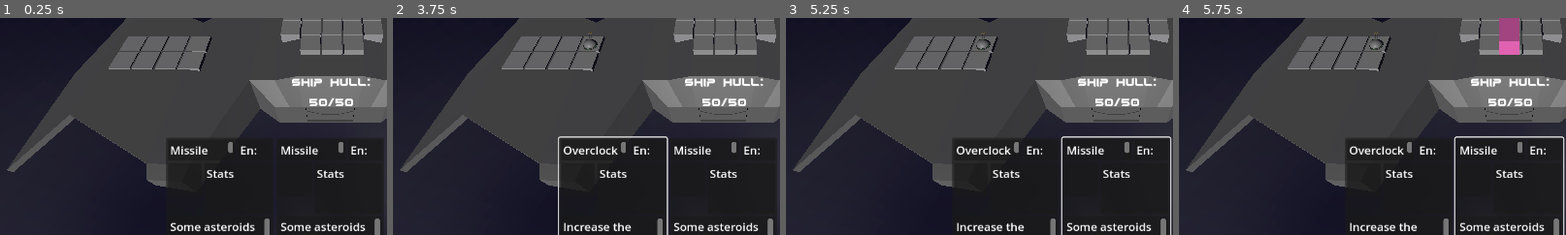
Above: before the commit, frames 1-4 (left to right).
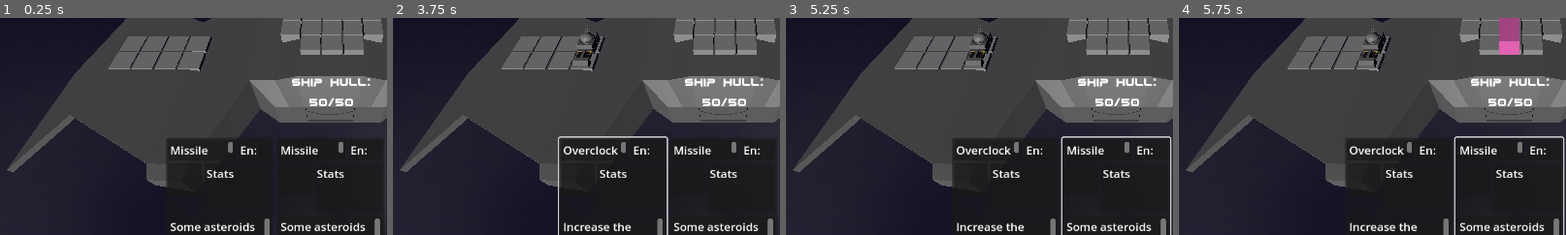
Above: after the commit, the same moments.

Repository: Xwilarg/LudumDare54
Game: Godot game, scene res://Scenes/Main.tscn
Same seed, same stepped clock (60 frames per second), same inputs: the game is played once before the commit and once after it. Video files are missing from this copy of the repository; at most half a second of black plays in their place.
Inputs (mouse positions are % of the whole screen's width and height, from its top left):
- Up to frame 1 (0.25 s): no input
- Up to frame 2 (3.75 s): click (36, 85) at 0.52 s; click (36, 85) at 1.27 s; click (36, 85) at 2.02 s; tap Enter at 2.75 s; move the mouse to (72, 45) at 2.77 s; click (72, 45) at 2.92 s; tap Space at 3.5 s; move the mouse to (30, 55) at 3.52 s; click (30, 55) at 3.67 s
- Up to frame 3 (5.25 s): tap Enter at 4.25 s; move the mouse to (60, 28) at 4.27 s; click (60, 28) at 4.42 s; tap Space at 5 s; move the mouse to (45, 70) at 5.02 s; click (45, 70) at 5.17 s
- Up to frame 4 (5.75 s): no input
The pictures show only the part of the screen within x 7-57%, y 43-92%; the shares and areas given below are measured in that part.

The runs differ from the first frame. In frame 2, 0.5% of the frame differs, in the area x 46-54%, y 3-23%; in frame 3, 0.5%; in frame 4, 0.5%.

Commit message:
Fix placement

Diff:
--- a/Scenes/Main.tscn
+++ b/Scenes/Main.tscn
@@ -25,7 +25,7 @@
 transform = Transform3D(1, 0, 0, 0, -0.907668, 0.41969, 0, -0.41969, -0.907668, 0, 46.1794, 0)
 
 [node name="Camera3D" type="Camera3D" parent="."]
-transform = Transform3D(-1, 6.69697e-08, -5.61943e-08, 0, 0.642788, 0.766044, 8.74228e-08, 0.766044, -0.642788, 0, 10.9277, -9.41475)
+transform = Transform3D(-1, 1.15669e-07, -9.70583e-08, 0, 0.642788, 0.766044, 1.50996e-07, 0.766044, -0.642788, 0, 10.9277, -9.41475)
 current = true
 
 [node name="UI" type="Control" parent="."]
--- a/Scripts/GameManager.gd
+++ b/Scripts/GameManager.gd
@@ -104,9 +104,9 @@
 						if insertable:
 							var item = _selected_card.model.instantiate()
 							CardManager.register_item(ItemCard.new(_selected_card, item))
-							item.global_position = Vector3(item.global_position.x, item.global_position.y + 50, item.global_position.z)
 							add_child(item)
 							grid.add_item_at_grid_position(item, _selected_card.shape, Vector2i(0, 0), grid_position)
+							item.global_position = Vector3(item.global_position.x, item.global_position.y + .5, item.global_position.z)
 							# print("It's magic time")
 							isDone = true
 							var nextCard = current_button._curr_card
